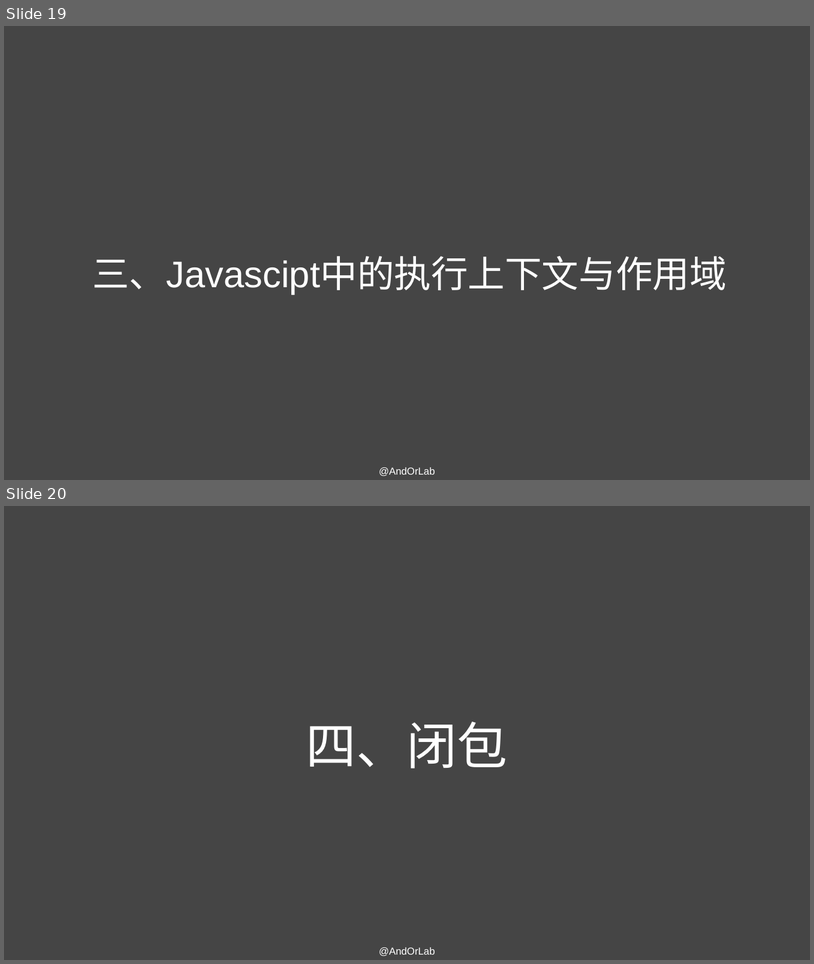
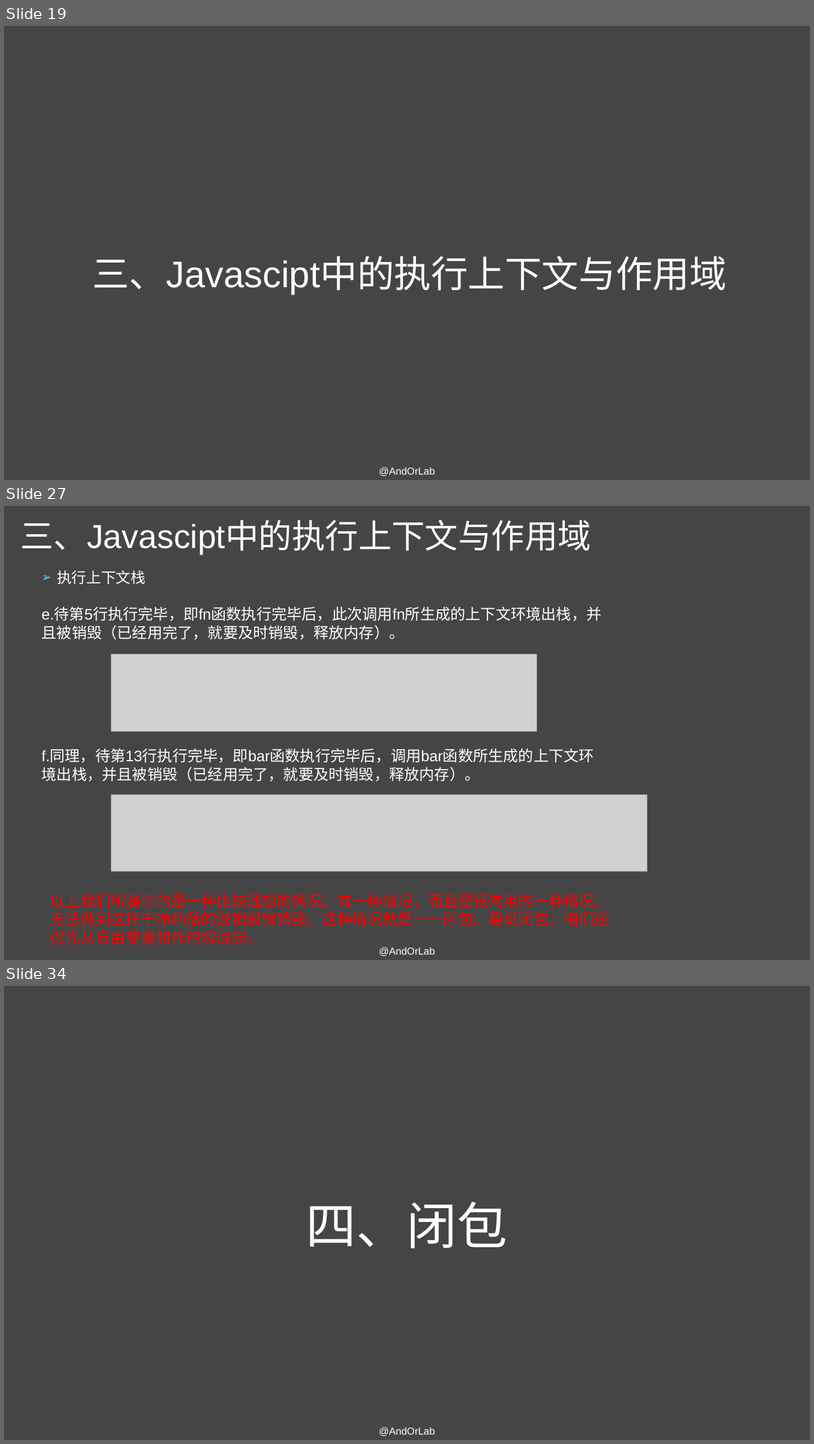
Before and after one commit to AndorLab/TodoList, a slide deck: contents/2018-11-07-王海亮/Javascript原型与闭包的理解.pptx. Shown one above the other, each under a label of ours: slides 19 and 20 before the commit, slides 19, 27 and 34 after it; the slides between them are not shown. The pictures are 814x964 and 814x1444 pixels, drawn with LibreOffice and Linux fonts; fonts in the diff are those of the drawing; grey boxes stand for pictures. Boxes give left, top, right and bottom in pixels: in the first picture for what was removed or moved away, otherwise in the second. Text is boxed around its words. In the diff, an @@ line names an element or a change of style, - is before the commit and + after.

Commit message:
'continue(contents)补充上下文及作用域相关内容'

```diff
--- a/contents/2018-11-07-王海亮/Javascript原型与闭包的理解.pptx
+++ b/contents/2018-11-07-王海亮/Javascript原型与闭包的理解.pptx
@@ slide 27 added at bbox=[4, 506, 810, 960], background #454545 @@
@@ title added at bbox=[20, 520, 591, 555], 39.6 pt, text #FFFFFF @@
+三、Javascipt中的执行上下文与作用域
@@ text added at bbox=[57, 570, 146, 584], 17.6 pt, text #FFFFFF @@
+➢ 执行上下文栈
@@ text added at bbox=[42, 607, 602, 640], 18 pt, text #FFFFFF @@
+e.待第5行执行完毕，即fn函数执行完毕后，此次调用fn所生成的上下文环境出栈，并且被销毁（已经用完了，就要及时销毁，释放内存）。
@@ picture added at bbox=[111, 654, 537, 732] @@
@@ text added at bbox=[42, 749, 594, 781], 18 pt, text #FFFFFF @@
+f.同理，待第13行执行完毕，即bar函数执行完毕后，调用bar函数所生成的上下文环境出栈，并且被销毁（已经用完了，就要及时销毁，释放内存）。
@@ picture added at bbox=[111, 795, 647, 871] @@
@@ text added at bbox=[50, 894, 609, 944], 18 pt, text #FF0000 @@
+以上我们所演示的是一种比较理想的情况。有一种情况，而且是很常用的一种情况，无法做到这样干净利落的说销毁就销毁。这种情况就是——闭包。要说闭包，咱们还得先从自由变量和作用域说起。
@@ text added at bbox=[379, 947, 435, 956], 12 pt, text #FFFFFF @@
+@AndOrLab
@@ what was slide 20 is now slide 34 @@
```
Also in this commit, not shown: 19 other slides added, 1 other file.
